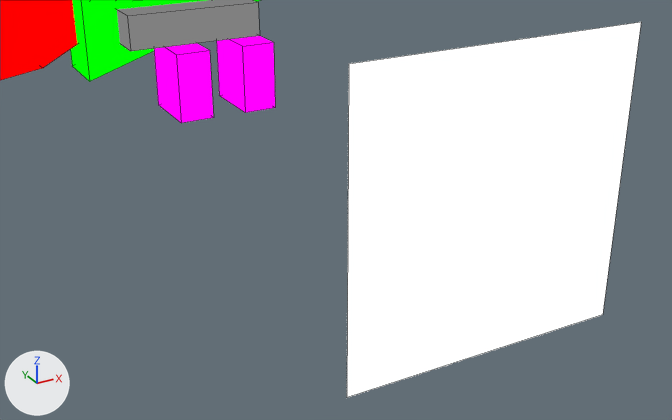
A saved change to the Blender file assets-source/blender/motion/dimorphodon-walk.blend.
Before and after are seen from a 50 mm lens placed at (42.57, -33.57, 17.48), pointed at (44.84, -29.45, 15.42). Arrows for +X, +Y and +Z are at lower left; the lights stay in place. The older version comes first. Mesh edges are drawn as thin lines.

Before the edit, the objects in view are built like this:
```python
me_dinotycoon_motion_dimorphodon_walk_sample_beak = bpy.data.meshes.new('DinoTycoon_Motion_dimorphodon_walk_sample_beak')
me_dinotycoon_motion_dimorphodon_walk_sample_beak.from_pydata(...)  # 6 vertices, 5 faces; spans x 49.0..55.0, y -7.0..-5.0, z 10.0..16.0
me_dinotycoon_motion_dimorphodon_walk_sample_beak.materials.append(mat_dinotycoon_role_d)  # green #00ff00
me_dinotycoon_motion_dimorphodon_walk_sample_fang33 = bpy.data.meshes.new('DinoTycoon_Motion_dimorphodon_walk_sample_fang33')
me_dinotycoon_motion_dimorphodon_walk_sample_fang33.from_pydata(...)  # a box spanning x 51.0..52.0, y -9.0..-7.0, z 9.0..11.0
me_dinotycoon_motion_dimorphodon_walk_sample_fang33.materials.append(mat_dinotycoon_role_w)  # pink #ff00ff
me_dinotycoon_motion_dimorphodon_walk_sample_head = bpy.data.meshes.new('DinoTycoon_Motion_dimorphodon_walk_sample_head')
me_dinotycoon_motion_dimorphodon_walk_sample_head.from_pydata(...)  # a 16-sided cylinder along y spanning x 41.0..51.0, y -6.0..-4.0, z 10.0..18.0
me_dinotycoon_motion_dimorphodon_walk_sample_head.materials.append(mat_dinotycoon_role_b)  # red #ff0000
ob_dinotycoon_motion_dimorphodon_walk_beak = bpy.data.objects.new('DinoTycoon_Motion_dimorphodon_walk_beak', me_dinotycoon_motion_dimorphodon_walk_sample_beak)
ob_dinotycoon_motion_dimorphodon_walk_beak.location = (0.0, 0.0, 0.0)
ob_dinotycoon_motion_dimorphodon_walk_fang33 = bpy.data.objects.new('DinoTycoon_Motion_dimorphodon_walk_fang33', me_dinotycoon_motion_dimorphodon_walk_sample_fang33)
ob_dinotycoon_motion_dimorphodon_walk_fang33.location = (0.0, 0.0, 0.0)
ob_dinotycoon_motion_dimorphodon_walk_head = bpy.data.objects.new('DinoTycoon_Motion_dimorphodon_walk_head', me_dinotycoon_motion_dimorphodon_walk_sample_head)
ob_dinotycoon_motion_dimorphodon_walk_head.location = (0.0, 0.0, 0.0)
# also in view: 'DinoTycoon_Motion_dimorphodon_walk_eye' at (45.5, -30.0, 15.5); 'DinoTycoon_Motion_dimorphodon_walk_fang35' at (53.5, -8.0, 10.0); 'DinoTycoon_Motion_dimorphodon_walk_mouth' at (52.0, -7.0, 11.5)
```
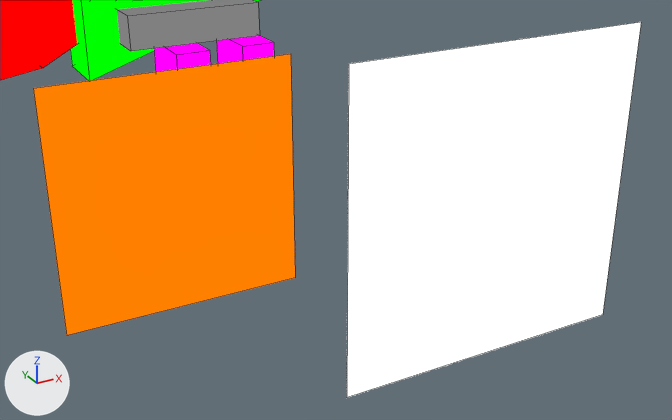
Location of each change, [x1, y1, x2, y2] in pixels of the pictures (672 x 420 px):
```json
{"object": "DinoTycoon_Motion_dimorphodon_walk_eye_white", "change": "added", "after": [33, 54, 295, 335], "on screen": "orange"}
{"object": "DinoTycoon_Motion_dimorphodon_walk_fang33", "change": "unchanged, covered by the edit", "before": [154, 43, 214, 123], "after": [154, 43, 211, 72]}
{"object": "DinoTycoon_Motion_dimorphodon_walk_fang35", "change": "unchanged, covered by the edit", "before": [217, 36, 275, 113], "after": [217, 36, 274, 63]}
```

Scene script edits in JSON lines:
```json
{"op": "add", "block": "mat_dinotycoon_role_y", "code": ["mat_dinotycoon_role_y = emission_material('DinoTycoon_Role_Y')", "mat_dinotycoon_role_y.base_color = (1.0, 0.216, 0.0)  # orange #ff8000"]}
{"op": "add", "block": "me_dinotycoon_motion_dimorphodon_walk_sample_eye_white", "code": ["me_dinotycoon_motion_dimorphodon_walk_sample_eye_white = bpy.data.meshes.new('DinoTycoon_Motion_dimorphodon_walk_sample_eye_white')", "me_dinotycoon_motion_dimorphodon_walk_sample_eye_white.from_pydata([(43.4, -29.0, 16.2), (44.8, -29.0, 16.2), (44.8, -29.0, 14.8), (43.4, -29.0, 14.8), (43.4, -29.0, 16.2), (44.8, -29.0, 16.2), (44.8, -29.0, 14.8), (43.4, -29.0, 14.8)], [], [(3, 2, 1, 0), (4, 5, 6, 7), (0, 1, 5, 4), (1, 2, 6, 5), (2, 3, 7, 6), (3, 0, 4, 7)])", "me_dinotycoon_motion_dimorphodon_walk_sample_eye_white.materials.append(mat_dinotycoon_role_y)  # orange #ff8000"]}
{"op": "add", "block": "ob_dinotycoon_motion_dimorphodon_walk_eye_white", "code": ["ob_dinotycoon_motion_dimorphodon_walk_eye_white = bpy.data.objects.new('DinoTycoon_Motion_dimorphodon_walk_eye_white', me_dinotycoon_motion_dimorphodon_walk_sample_eye_white)", "ob_dinotycoon_motion_dimorphodon_walk_eye_white.location = (0.0, 0.0, 0.0)"]}
```
